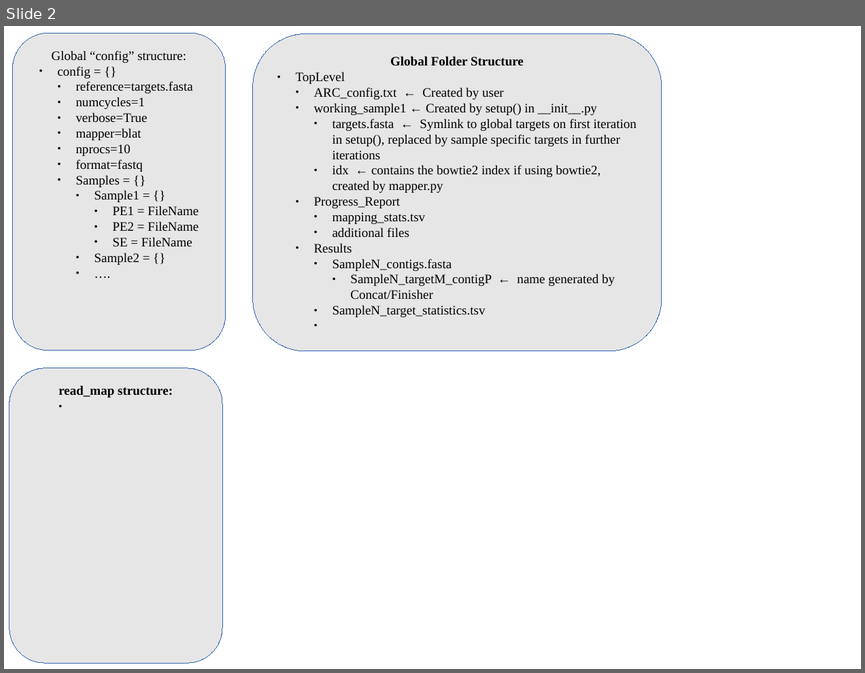
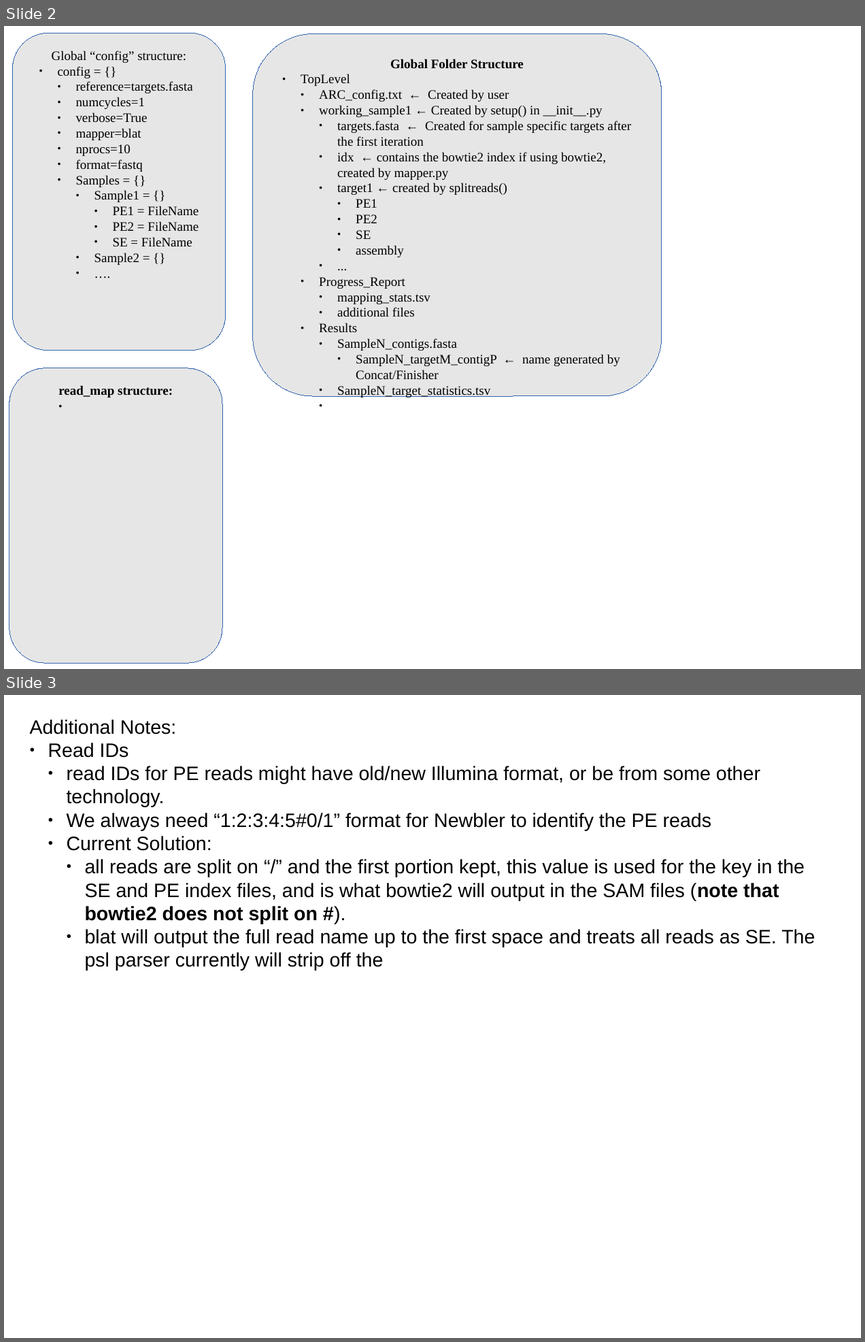
Before and after one commit to ibest/ARC, a slide deck: docs/Pipeline.odp. Shown one above the other, each under a label of ours: slide 2 before the commit, slides 2 and 3 after it. The pictures are 865x673 and 865x1342 pixels, drawn with LibreOffice and Linux fonts; fonts in the diff are those of the drawing. Boxes give left, top, right and bottom in pixels: in the first picture for what was removed or moved away, otherwise in the second. Text is boxed around its words. In the diff, an @@ line names an element or a change of style, - is before the commit and + after.

```diff
--- a/docs/Pipeline.odp
+++ b/docs/Pipeline.odp
@@ slide 3 added at bbox=[4, 695, 861, 1338], background #FFFFFF @@
@@ text added at bbox=[30, 719, 815, 970], 18 pt, text #000000 @@
+Additional Notes:
+● Read IDs
+  ● read IDs for PE reads might have old/new Illumina format, or be from some other technology.
+  ● We always need “1:2:3:4:5#0/1” format for Newbler to identify the PE reads
+  ● Current Solution:
+    ● all reads are split on “/” and the first portion kept, this value is used for the key in the SE and PE index files, and is what bowtie2 will output in the SAM files (note that bowtie2 does not split on #).
+    ● blat will output the full read name up to the first space and treats all reads as SE. The psl parser currently will strip off the
@@ slide 2 changed as well @@
@@ rounded rectangle "Global Folder Structure": place and size @@
-rounded rectangle "Global Folder Structure" at bbox=[253, 33, 662, 351]
+rounded rectangle "Global Folder Structure" at bbox=[253, 33, 662, 396]
@@ text in rounded rectangle at bbox=[337, 121, 631, 146]: text changed @@
-    ● targets.fasta ← Symlink to global targets on first iteration in setup(), replaced by sample specific targets in further iterations
+    ● targets.fasta ← Created for sample specific targets after the first iteration
@@ text in rounded rectangle at bbox=[337, 182, 507, 257]: paragraphs added @@
+    ● target1 ← created by splitreads()
+      ● PE1
+      ● PE2
+      ● SE
+      ● assembly
+    ● ...
```
Also in this commit, not shown: 7 other files.
